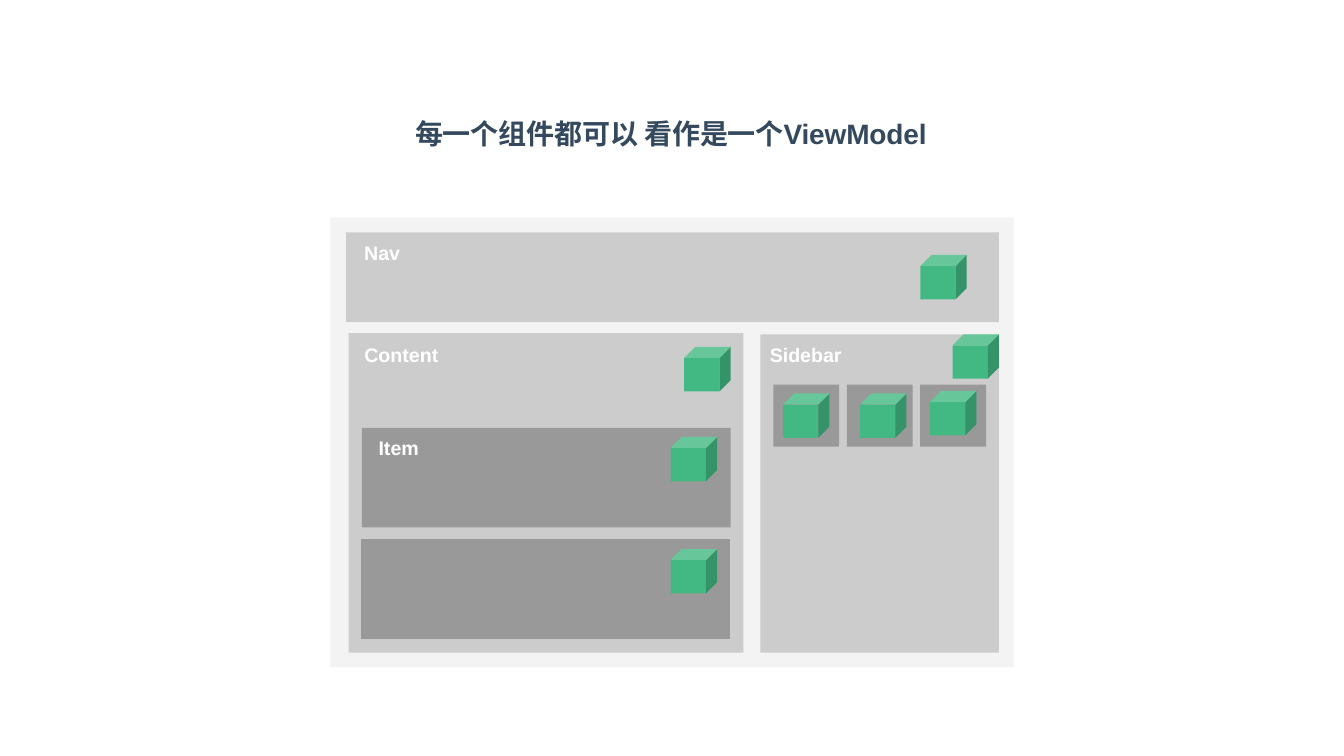
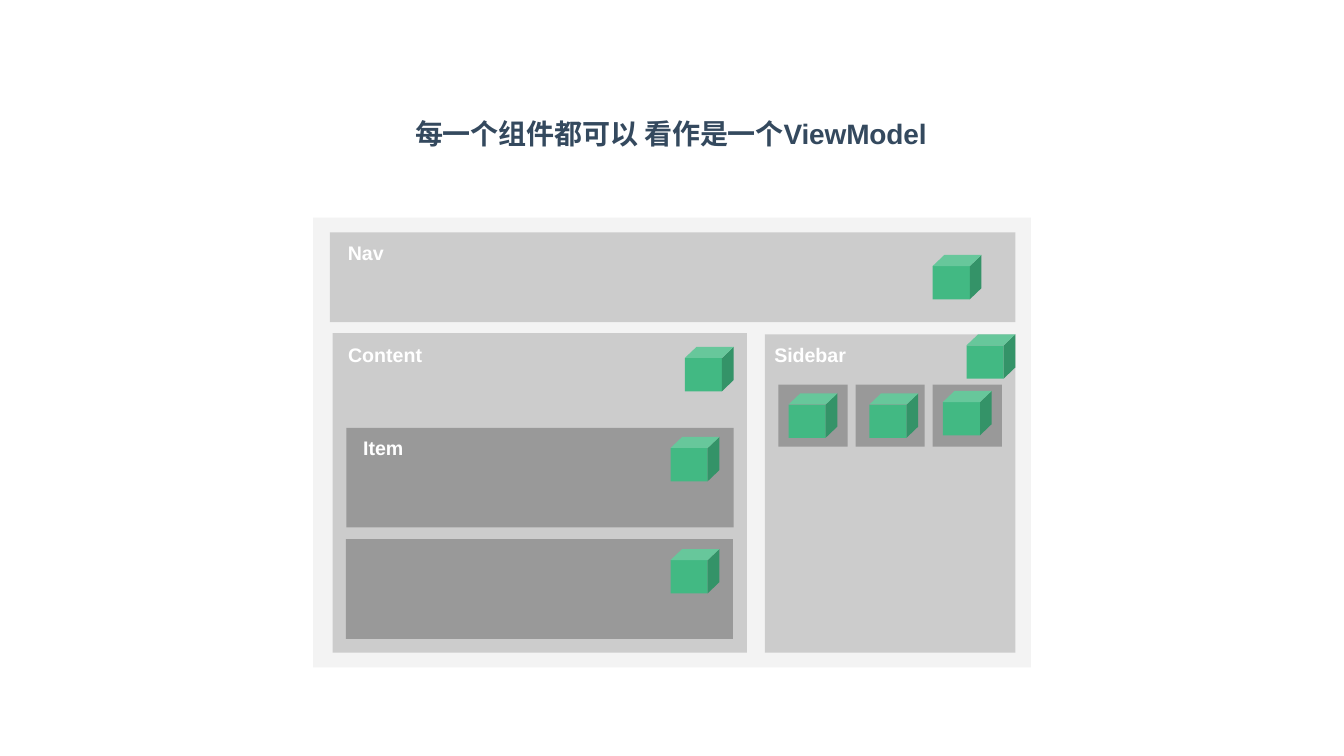
Before and after one commit to RamirezET/vue-sharing, a slide deck: slide 17 of Vue 2.pptx. Drawn at 1344x756 pixels with LibreOffice and Linux fonts; fonts in the diff are those of the drawing. Boxes give left, top, right and bottom in pixels: in the first picture for what was removed or moved away, otherwise in the second. Text is boxed around its words. In the diff, an @@ line names an element or a change of style, - is before the commit and + after.

Commit message:
update

```diff
--- a/Vue 2.pptx
+++ b/Vue 2.pptx
@@ freeform shape: place and size @@
-freeform shape at [331, 218, 1014, 667]
+freeform shape at [314, 218, 1031, 667]
@@ freeform shape: place and size @@
-freeform shape at [346, 232, 999, 322]
+freeform shape at [330, 232, 1015, 322]
@@ text "Nav": place and size @@
-text "Nav" at [364, 247, 400, 260]
+text "Nav" at [348, 247, 384, 260]
@@ text "Content": place and size @@
-text "Content" at [364, 349, 438, 362]
+text "Content" at [348, 349, 422, 362]
@@ freeform shape: place and size @@
-freeform shape at [349, 333, 744, 652]
+freeform shape at [333, 333, 747, 652]
@@ text "Sidebar": place and size @@
-text "Sidebar" at [770, 348, 842, 362]
+text "Sidebar" at [774, 348, 846, 362]
@@ freeform shape: place and size @@
-freeform shape at [760, 335, 999, 653]
+freeform shape at [765, 335, 1015, 653]
@@ 5 freeform shapes: place and size @@
-5 freeform shapes at [953, 255, 999, 436]
+5 freeform shapes at [967, 255, 1016, 436]
@@ freeform shape: place and size @@
-freeform shape at [773, 385, 839, 447]
+freeform shape at [778, 385, 848, 447]
@@ freeform shape: place and size @@
-freeform shape at [847, 385, 912, 447]
+freeform shape at [856, 385, 926, 447]
@@ freeform shape: place and size @@
-freeform shape at [921, 385, 986, 447]
+freeform shape at [933, 385, 1002, 447]
@@ 3 freeform shapes: place and size @@
-3 freeform shapes at [783, 393, 830, 438]
+3 freeform shapes at [788, 393, 838, 438]
@@ 7 freeform shapes: place and size @@
-7 freeform shapes at [860, 255, 977, 438]
+7 freeform shapes at [870, 255, 991, 438]
@@ text "Item": place and size @@
-text "Item" at [379, 441, 419, 455]
+text "Item" at [363, 441, 403, 455]
@@ freeform shape: place and size @@
-freeform shape at [362, 427, 731, 527]
+freeform shape at [347, 427, 734, 527]
@@ freeform shape: place and size @@
-freeform shape at [361, 539, 730, 639]
+freeform shape at [346, 539, 733, 639]
@@ outline redrawn in 9 elements at [722, 347, 734, 391], [708, 438, 720, 482], [708, 549, 720, 594], [685, 358, 722, 391], [670, 449, 708, 482], [670, 561, 708, 594], [685, 347, 733, 358], [670, 438, 719, 449], [670, 549, 719, 561] @@
```
Also in this commit, not shown: 8 other slides changed.
